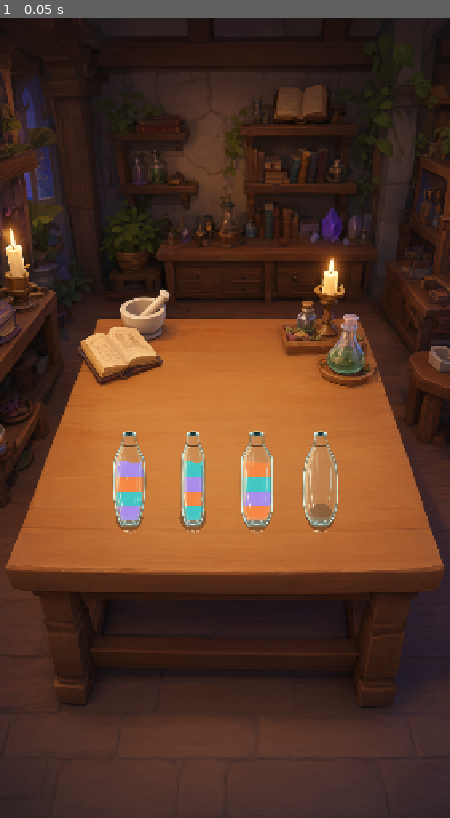
Above: before the commit, frame 1.
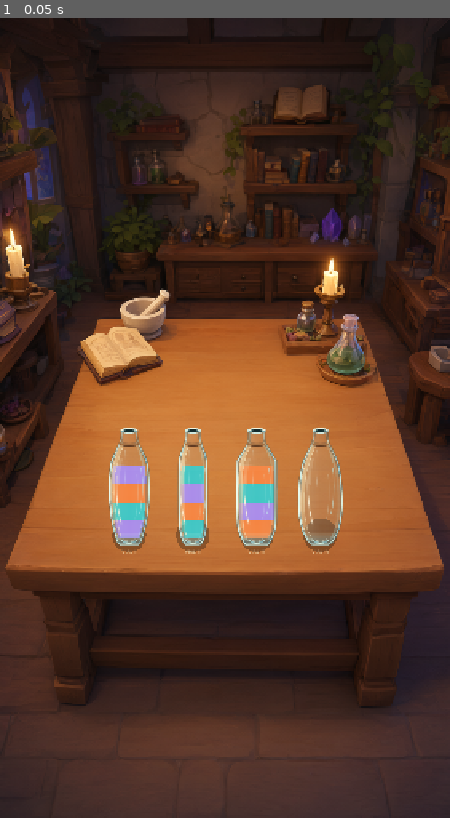
Above: after the commit, the same moment.

Repository: Kryodo/spell-sort-game
Game: Godot game, scene res://scenes/workshop_vial_preview.tscn
Same seed, same stepped clock (60 frames per second), same inputs: the game is played once before the commit and once after it. This scene is started directly instead of the project's main scene.
Inputs:
- Up to frame 1 (0.05 s): no input

The runs differ from the first frame. In frame 1, 3.4% of the frame differs, in the area x 24-77%, y 51-67%.

Commit message:
Increase vial scale for workshop tabletop preview

Diff:
--- a/scripts/workshop_vial_preview.gd
+++ b/scripts/workshop_vial_preview.gd
@@ -6,12 +6,12 @@
 # Scale the whole control to the approved guide footprint instead of resizing
 # its internal drawing area, which would offset the liquid geometry.
 const VIAL_SOURCE_SIZE := Vector2(116.0, 365.0)
-const VIAL_DISPLAY_SCALE := 0.55
+const VIAL_DISPLAY_SCALE := 0.685
 const SLOT_BOTTOM_CENTERS: Array[Vector2] = [
-	Vector2(207.0, 826.0),
-	Vector2(309.0, 826.0),
-	Vector2(411.0, 826.0),
-	Vector2(513.0, 826.0)
+	Vector2(207.0, 860.0),
+	Vector2(309.0, 860.0),
+	Vector2(411.0, 860.0),
+	Vector2(513.0, 860.0)
 ]
 const VIAL_LABELS: Array[String] = ["VIAL I", "VIAL II", "VIAL III", "VIAL IV"]
 
